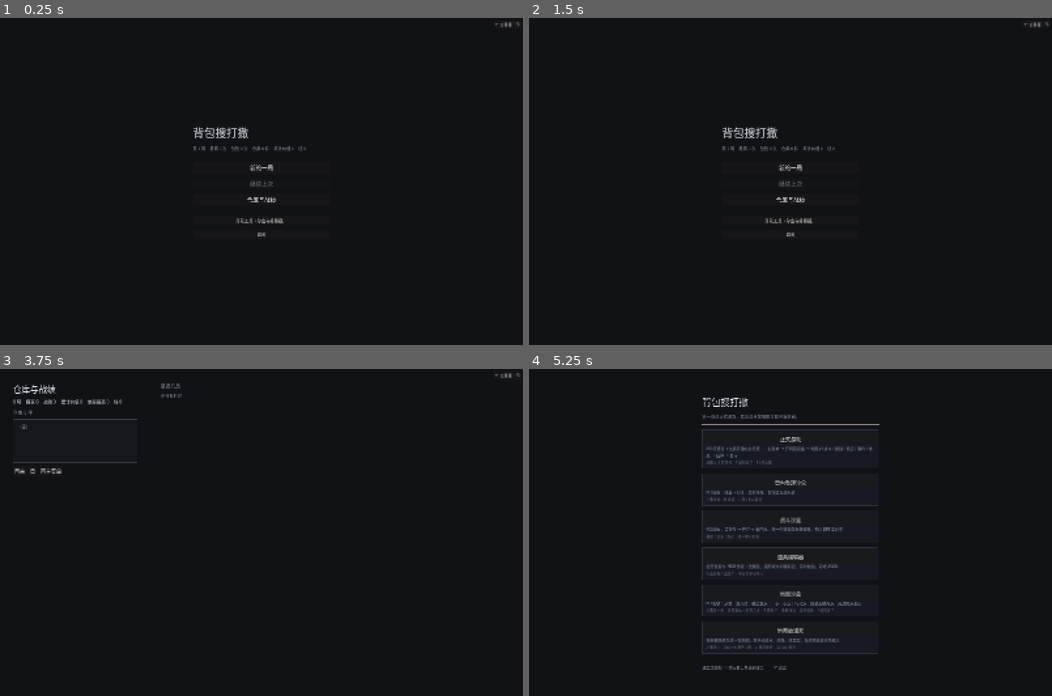
Above: before the commit, frames 1-4 (two rows, left to right).
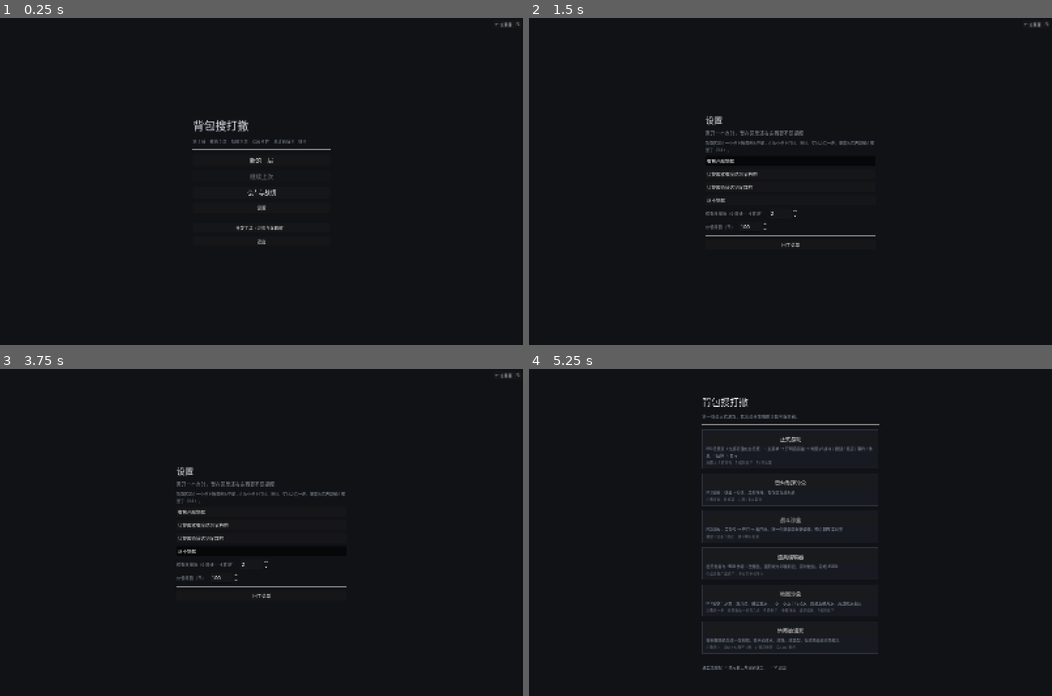
Above: after the commit, the same moments.

Repository: oZlUche/packsoudc
Game: Godot game, scene res://ui/game/game.tscn
Two runs of this game, one before a commit and one after it. Both use one fixed random seed, a clock stepped at 60 frames per second and the inputs below.
Inputs (mouse positions are in pixels of both pictures, inside the frame that each line leads up to):
- Up to frame 1 (0.25 s): no input
- Up to frame 2 (1.5 s): click (790, 207) at 0.5 s, where only the run after the commit has a clickable "设置"; click (790, 161) at 1.25 s, where only the run after the commit has a clickable "有东西就提醒"
- Up to frame 3 (3.75 s): click (261, 525) at 2 s, where only the run after the commit has a clickable "只提醒稀有度达到某档的"; click (261, 539) at 2.75 s, where only the run after the commit has a clickable "只提醒价值达到某数的"; click (261, 552) at 3.5 s, where only the run after the commit has a clickable "从不提醒"
- Up to frame 4 (5.25 s): click "回主菜单" at 4.25 s; click "← 主界面 F1" at 5 s

The runs differ from the first frame. In frame 1, 1.3% of the frame differs, in the area x 36-64%, y 31-70%; in frame 2, 1.7%; in frame 3, 1.8%, in the area x 2-67%, y 4-70%; in frame 4, nothing differs.

Commit message:
feat(run): 暂存区按点清空 —— 走出发生过事的点时清、走之前按设置档位提醒、设置屏（报告 060）
- NodeEvents.last_handled_id（跟着存档）；RunState.step_to 走出它时清暂存区、发 storage_dropped、清回 -1；走不成不清
- GameSettings（user://settings.json，档位表 + 阈值）；StorageWarning.at_risk 按档位挑要提的
- 地图屏走之前弹面板（照走 / 先整理背包 / 取消）；主菜单「设置」、设置屏
- tests/test_storage_rule.gd 4 组；全套 6664 项断言、40 个套件
- 文档：架构 v1.58（3.4 定稿、15 节第 7 项收掉）、报告 060、status.md

Co-Authored-By: Claude Fable 5.1 <noreply@anthropic.com>

Diff:
--- a/core/run/game_flow.gd
+++ b/core/run/game_flow.gd
@@ -10,7 +10,7 @@
 class_name GameFlow
 extends RefCounted
 
-enum Screen { MAIN_MENU, SETUP, MAP, BATTLE, LOOT, SEARCH, SHOP, EVENT, REST, RESULT, META }
+enum Screen { MAIN_MENU, SETUP, MAP, BATTLE, LOOT, SEARCH, SHOP, EVENT, REST, RESULT, META, SETTINGS }
 
 signal screen_changed(screen: int, payload: Dictionary)
 signal run_started(state: RunState)
@@ -24,6 +24,9 @@
 var loadouts: Array[LoadoutDef] = []
 var save_path: String = RunSave.DEFAULT_PATH
 var meta_path: String = MetaSave.DEFAULT_PATH
+var settings_path: String = GameSettings.DEFAULT_PATH
+## 玩家的设置（提醒档位等）。持有方读进来；改了调 save_settings
+var settings: GameSettings = GameSettings.new()
 ## 玩家基线（4.2）。角色系统之前由持有方统一给；null = 编译器默认
 var player_baseline: CombatantBaseline = null
 
@@ -62,6 +65,14 @@
 
 func show_meta() -> void:
 	_go(Screen.META)
+
+
+func show_settings() -> void:
+	_go(Screen.SETTINGS)
+
+
+func save_settings() -> bool:
+	return settings != null and settings.save_to(settings_path) == OK
 
 
 ## 从一章、一套装备、一个种子开一局；[param from_warehouse] 是从仓库带上的东西的 uid。生成不出图返回 null，停在开局屏。
--- a/core/run/node_events.gd
+++ b/core/run/node_events.gd
@@ -54,6 +54,9 @@
 ## 最近一场的双方战斗单位：{"player": CombatantSpec, "enemy": CombatantSpec, "node": id}。
 ## 回放要把日志里的 uid 写成名字（4.8：名字是表现层的事，不进日志），从这里查
 var last_battle: Dictionary = {}
+## 最近一次「发生过事」的点（打了、搜了、开了店、休息了、出了事件）：走出它时暂存区清空（3.4 / 058）。
+## 只是路过的点、出生点、岔路、撤离点不算。跟着存档走；离开后由 RunState 清回 -1
+var last_handled_id: int = -1
 var _depths: Dictionary = {}
 ## 已结束的搜索会话里一共搜了几次（正在搜的那个另算，见 searches_total）。跟着存档走
 var searches_closed: int = 0
@@ -84,17 +87,22 @@
 		type = reveal(node)
 	match type:
 		&"battle", &"elite", &"core":
+			last_handled_id = node.id
 			_fight(node, type, node.content)
 			_visited(node)
 		&"search":
+			last_handled_id = node.id
 			_open_search(node)
 		&"rest":
+			last_handled_id = node.id
 			var got := vitality.restore(rules.rest_restore, &"rest") if vitality != null and rules != null else 0
 			rested.emit(node, got)
 			_visited(node)
 		&"shop":
+			last_handled_id = node.id
 			_open_shop(node)
 		&"event":
+			last_handled_id = node.id
 			_event(node)
 			_visited(node)
 		&"extract":
--- a/core/run/run_state.gd
+++ b/core/run/run_state.gd
@@ -23,6 +23,8 @@
 ## 有东西等着拾取（尸体容器 / 搜索收获）。拿走或丢掉之前不会再来第二份
 signal loot_pending(container: GridInventory)
 signal loot_cleared()
+## 走出一个发生过事的点，暂存区里的东西留在了那里（3.4 / 058）
+signal storage_dropped(node_id: int, items: Array)
 
 var run_seed: int = 0
 var chapter: ChapterDef = null
@@ -103,12 +105,33 @@
 	return true
 
 
-## 走一步。开着的商店 / 搜索先关掉（随时可以离开）；不在图上走不了
+## 走一步。开着的商店 / 搜索先关掉（随时可以离开）；走出发生过事的点，暂存区连东西一起清空（3.4）；不在图上走不了
 func step_to(id: int) -> bool:
 	if phase != Phase.ON_MAP:
 		return false
+	if not travel.available_moves().has(id):
+		return travel.step_to(id)     # 让旅程自己拒绝、发 refused；走不成就不该清东西
 	close_sessions()
+	_drop_storage_if_leaving()
 	return travel.step_to(id)
+
+
+## 走出现在这个点会不会清暂存区：这个点上发生过事（打了、搜了、开了店、休息了、出了事件），而且暂存区里有东西
+func will_clear_storage() -> bool:
+	return events != null and travel != null and travel.current_id >= 0 \
+		and events.last_handled_id == travel.current_id and storage.item_count() > 0
+
+
+func _drop_storage_if_leaving() -> void:
+	if events == null or travel == null:
+		return
+	if will_clear_storage():
+		var dropped: Array = storage.items().duplicate()
+		storage.clear()
+		storage_dropped.emit(travel.current_id, dropped)
+	# 离开了就不再算「发生过事的点」：回头再路过一次不会又清一遍
+	if events.last_handled_id == travel.current_id:
+		events.last_handled_id = -1
 
 
 ## 离开正在搜的点 / 正在逛的店
@@ -307,7 +330,7 @@
 		"board": board.to_dict(),
 		"storage": storage.to_dict(),
 		"rng": rng.to_dict(),
-		"events": {"searches_closed": events.searches_closed},
+		"events": {"searches_closed": events.searches_closed, "last_handled": events.last_handled_id},
 		"pending_loot": pending_loot.to_dict() if pending_loot != null else null,
 		"tally": tally.duplicate(),
 	}
@@ -338,6 +361,7 @@
 	s._bind_tracker()
 	s._wire_events()
 	s.events.searches_closed = int((d.get("events", {}) as Dictionary).get("searches_closed", 0))
+	s.events.last_handled_id = int((d.get("events", {}) as Dictionary).get("last_handled", -1))
 	for key in d.get("tally", {}):
 		s.tally[String(key)] = int((d["tally"] as Dictionary)[key])
 	var loot = d.get("pending_loot", null)
--- /dev/null
+++ b/core/run/storage_warning.gd
@@ -0,0 +1,46 @@
+## 离开一个点时暂存区里的东西要不要提醒（3.4 / 058 第 3 条）：按 [GameSettings] 的档位挑出值得提的那些。
+##
+## 提示不是挽留：这里只回答「提不提、提哪些」，走不走是玩家的事。纯逻辑，界面拿结果画面板。
+class_name StorageWarning
+extends RefCounted
+
+
+## 值得提醒的那些；空 = 不用提
+static func at_risk(items: Array, s: GameSettings) -> Array[ItemInstance]:
+	var out: Array[ItemInstance] = []
+	if s == null:
+		s = GameSettings.new()
+	for inst in items:
+		var item := inst as ItemInstance
+		if item == null or item.def == null:
+			continue
+		match s.storage_warn_mode:
+			&"never":
+				pass
+			&"rarity":
+				if item.def.rarity >= s.storage_warn_rarity:
+					out.append(item)
+			&"value":
+				if ItemValue.of(item.def) >= s.storage_warn_value:
+					out.append(item)
+			_:
+				out.append(item)
+	return out
+
+
+static func should_warn(items: Array, s: GameSettings) -> bool:
+	return not at_risk(items, s).is_empty()
+
+
+## 一句话：几件、值多少、几件稀有以上
+static func describe(items: Array) -> String:
+	var value := 0
+	var rare := 0
+	for inst in items:
+		var item := inst as ItemInstance
+		if item == null or item.def == null:
+			continue
+		value += ItemValue.of(item.def)
+		if item.def.rarity >= 2:
+			rare += 1
+	return "%d 件，值 %d 币%s" % [items.size(), value, "，其中 %d 件稀有以上" % rare if rare > 0 else ""]
--- /dev/null
+++ b/core/settings/game_settings.gd
@@ -0,0 +1,64 @@
+## 玩家的设置（058 第 3 条）：现在只有一项 —— 离开一个点时暂存区里还有东西要不要提醒、提醒到什么程度。
+##
+## 档位是数据不是分支：`WARN_MODES` 列出有哪些档，阈值是两个数。将来加别的设置项就是加字段；
+## 存 `user://settings.json`，带版本号，读不到就用默认值（没有设置文件不是错）。
+class_name GameSettings
+extends RefCounted
+
+const SAVE_VERSION := 1
+const DEFAULT_PATH := "user://settings.json"
+
+## 离开点时暂存区的提醒档位：有东西就提 / 只提稀有度 ≥ 阈值的 / 只提价值 ≥ 阈值的 / 不提
+const WARN_MODES: Array[StringName] = [&"any", &"rarity", &"value", &"never"]
+const WARN_MODE_LABELS := {
+	&"any": "有东西就提醒",
+	&"rarity": "只提醒稀有度达到某档的",
+	&"value": "只提醒价值达到某数的",
+	&"never": "从不提醒",
+}
+
+var storage_warn_mode: StringName = &"any"
+var storage_warn_rarity: int = 2
+var storage_warn_value: int = 100
+
+
+func to_dict() -> Dictionary:
+	return {
+		"version": SAVE_VERSION,
+		"storage_warn_mode": String(storage_warn_mode),
+		"storage_warn_rarity": storage_warn_rarity,
+		"storage_warn_value": storage_warn_value,
+	}
+
+
+static func from_dict(d: Dictionary) -> GameSettings:
+	var s := GameSettings.new()
+	if int(d.get("version", -1)) != SAVE_VERSION:
+		return s
+	var mode := StringName(String(d.get("storage_warn_mode", "any")))
+	s.storage_warn_mode = mode if WARN_MODES.has(mode) else &"any"
+	s.storage_warn_rarity = int(d.get("storage_warn_rarity", 2))
+	s.storage_warn_value = int(d.get("storage_warn_value", 100))
+	return s
+
+
+## 读设置；没有文件、文件坏了、版本不对都返回默认值
+static func load_from(path: String = DEFAULT_PATH) -> GameSettings:
+	if not FileAccess.file_exists(path):
+		return GameSettings.new()
+	var parsed = JSON.parse_string(FileAccess.get_file_as_string(path))
+	return from_dict(parsed) if parsed is Dictionary else GameSettings.new()
+
+
+func save_to(path: String = DEFAULT_PATH) -> Error:
+	var f := FileAccess.open(path, FileAccess.WRITE)
+	if f == null:
+		return FileAccess.get_open_error()
+	f.store_string(JSON.stringify(to_dict(), "  ", false) + "\n")
+	f.close()
+	return OK
+
+
+static func remove(path: String = DEFAULT_PATH) -> void:
+	if FileAccess.file_exists(path):
+		DirAccess.remove_absolute(path)
--- a/tests/run_tests.gd
+++ b/tests/run_tests.gd
@@ -63,6 +63,7 @@
 	preload("res://tests/test_economy.gd"),
 	preload("res://tests/test_run_state.gd"),
 	preload("res://tests/test_game_flow.gd"),
+	preload("res://tests/test_storage_rule.gd"),
 ]
 
 
--- a/tests/test_game_flow.gd
+++ b/tests/test_game_flow.gd
@@ -529,6 +529,8 @@
 				next = id
 		if next < 0 or not game.base().step(next):
 			return
+		if game.base().step_confirm_open():
+			game.base().confirm_step()      # 暂存区里有东西：提示看过了，照走
 		var inner := 0
 		while game.overlay() != null and inner < 20:
 			inner += 1
--- /dev/null
+++ b/tests/test_storage_rule.gd
@@ -0,0 +1,278 @@
+## 暂存区按点清空（3.4 / 058 第 3 条）：走出发生过事的点，暂存区里的东西留在那里；出生点、只是路过的点不清；
+## 提醒按设置档位；设置存读。
+extends RefCounted
+
+const GAME := "res://ui/game/game.tscn"
+const SAVE := "user://test_storage_run.json"
+const META := "user://test_storage_meta.json"
+const SETTINGS := "user://test_storage_settings.json"
+
+
+class Content:
+	extends RefCounted
+	var items: ItemDatabase
+	var enemies: EnemyDatabase
+	var sets: SetDatabase
+	var chapter: ChapterDef
+	var loadouts: Array[LoadoutDef]
+
+
+static func _content() -> Content:
+	var c := Content.new()
+	c.items = ItemDatabase.new()
+	c.items.load_dir()
+	c.enemies = EnemyDatabase.new()
+	c.enemies.load_all()
+	c.sets = SetDatabase.new()
+	c.sets.load_dir()
+	c.chapter = load(ContentPaths.asset_file("chapters", "chapter_01"))
+	c.loadouts = GameFlow.load_loadouts()
+	return c
+
+
+static func _flow(c: Content) -> GameFlow:
+	_cleanup()
+	var f := GameFlow.new(c.items, c.enemies, c.sets, MetaState.new())
+	f.chapters = [c.chapter] as Array[ChapterDef]
+	f.loadouts = c.loadouts
+	f.save_path = SAVE
+	f.meta_path = META
+	f.settings_path = SETTINGS
+	f.player_baseline = CombatantBaseline.with_hp(10000.0)
+	return f
+
+
+static func _cleanup() -> void:
+	RunSave.remove(SAVE)
+	MetaSave.remove(META)
+	GameSettings.remove(SETTINGS)
+
+
+## 出生点旁边就有某类型点的种子：{seed, entry, next}
+static func _seed_with(c: Content, type: StringName, kit: Array[StringName]) -> Dictionary:
+	for seed in range(1, 80):
+		var s := RunState.start(c.chapter, seed, c.items, c.enemies, c.sets, kit)
+		if s == null:
+			continue
+		for entry in s.map.entry_ids:
+			for nid in s.map.neighbors(entry):
+				if s.map.get_node(nid).type == type:
+					return {"seed": seed, "entry": entry, "next": nid}
+	return {}
+
+
+static func _settle(f: GameFlow) -> void:
+	var guard := 0
+	while GameFlow.is_overlay(f.screen) and guard < 30:
+		guard += 1
+		match f.screen:
+			GameFlow.Screen.LOOT:
+				f.take_all_loot()
+			GameFlow.Screen.SEARCH:
+				f.run.events.current_search.leave()
+			GameFlow.Screen.SHOP:
+				f.run.events.current_shop.leave()
+			_:
+				f.resume()
+
+
+static func _kit(c: Content) -> LoadoutDef:
+	for l in c.loadouts:
+		if l.id == &"standard":
+			return l
+	return c.loadouts[0]
+
+
+static func run_clear_on_leave(t: TestCase) -> void:
+	t.begin("暂存区 · 走出发生过事的点才清；出生点、路过的点不清；走不成不清；存档带着")
+
+	var c := _content()
+	var kit := _kit(c)
+	var found := _seed_with(c, &"battle", kit.items)
+	if found.is_empty():
+		t.check(false, "找不到种子")
+		return
+	var f := _flow(c)
+	var run := f.begin(c.chapter, kit, int(found["seed"]))
+	var entry := int(found["entry"])
+	var next := int(found["next"])
+	f.pick_spawn(entry)
+	var def := c.items.get_def(&"ration")
+	run.storage.clear()
+	run.storage.admit(ItemInstance.create(def))
+	t.check(not run.will_clear_storage(), "出生点上没发生过事，走了不清")
+	var dropped: Array = []
+	run.storage_dropped.connect(func(id: int, items: Array): dropped.append([id, items.size()]))
+
+	t.check(f.step_to(next), "走上战斗点")
+	t.eq(run.storage.item_count(), 1, "离开出生点没清")
+	_settle(f)
+	t.eq(run.events.last_handled_id, next, "战斗点是「发生过事的点」")
+	t.check(run.will_clear_storage(), "打过了、暂存区有东西：走了会清")
+	t.check(f.step_to(entry), "走回出生点")
+	_settle(f)
+	t.eq(run.storage.item_count(), 0, "离开战斗点：暂存区清空")
+	t.check(dropped.size() == 1 and int(dropped[0][0]) == next and int(dropped[0][1]) >= 1, "发了 storage_dropped，点对、件数对（%s）" % str(dropped))
+	t.eq(run.events.last_handled_id, -1, "离开之后不再算发生过事的点")
+
+	# 路过：用过的点上放东西，穿行来回都不清
+	run.storage.admit(ItemInstance.create(def))
+	t.check(not run.will_clear_storage(), "出生点上这一次也没发生事")
+	t.check(f.step_to(next), "穿行到用过的战斗点")
+	t.eq(run.storage.item_count(), 1, "离开出生点不清")
+	t.check(not run.will_clear_storage(), "用过的战斗点这次没发生事，走了也不清")
+	t.check(f.step_to(entry), "走回来")
+	t.eq(run.storage.item_count(), 1, "穿行不清")
+
+	# 走不成不清
+	t.check(not f.step_to(99999), "走不到的走不了")
+	t.eq(run.storage.item_count(), 1, "走不成不清")
+
+	# 存档带着「发生过事的点」：走到另一个没用过的点，存、读，读回来的也知道走了要清
+	var fresh := -1
+	for id in run.travel.available_moves():
+		var n := run.map.get_node(id)
+		if not n.is_visited() and n.type in [&"battle", &"search", &"shop", &"rest", &"event"]:
+			fresh = id
+			break
+	if fresh >= 0:
+		t.check(f.step_to(fresh), "走到一个没用过的点 %d" % fresh)
+		_settle(f)
+		if run.storage.item_count() == 0:
+			run.storage.admit(ItemInstance.create(def))
+		var before := run.will_clear_storage()
+		t.check(before, "在发生过事的点上、暂存区有东西")
+		t.eq(RunSave.write(run, SAVE), OK, "存")
+		var back := RunSave.read(c.items, c.enemies, c.sets, SAVE)
+		t.not_null(back, "读回来")
+		t.eq(back.events.last_handled_id, run.events.last_handled_id, "「发生过事的点」跟着存档")
+		t.eq(back.will_clear_storage(), before, "读回来的也知道走了要清")
+	_cleanup()
+
+
+static func run_warning_tiers(t: TestCase) -> void:
+	t.begin("暂存区提醒 · 四个档位：有就提 / 稀有度 / 价值 / 从不")
+
+	var c := _content()
+	var by_rarity := {}
+	for id in c.items.ids():
+		var d := c.items.get_def(id)
+		if not d.is_bag and not by_rarity.has(d.rarity):
+			by_rarity[d.rarity] = d
+	t.check(by_rarity.size() >= 3, "道具库里至少三档稀有度（实际 %d）" % by_rarity.size())
+	var items: Array = []
+	for r in by_rarity:
+		items.append(ItemInstance.create(by_rarity[r]))
+	var s := GameSettings.new()
+	s.storage_warn_mode = &"any"
+	t.eq(StorageWarning.at_risk(items, s).size(), items.size(), "有就提：全部")
+	s.storage_warn_mode = &"never"
+	t.check(StorageWarning.at_risk(items, s).is_empty() and not StorageWarning.should_warn(items, s), "从不：一件都不提")
+	s.storage_warn_mode = &"rarity"
+	s.storage_warn_rarity = 2
+	var expect_r := 0
+	for inst in items:
+		if (inst as ItemInstance).def.rarity >= 2:
+			expect_r += 1
+	t.eq(StorageWarning.at_risk(items, s).size(), expect_r, "稀有度 ≥ 2：%d 件" % expect_r)
+	s.storage_warn_mode = &"value"
+	s.storage_warn_value = 60
+	var expect_v := 0
+	for inst in items:
+		if ItemValue.of((inst as ItemInstance).def) >= 60:
+			expect_v += 1
+	t.eq(StorageWarning.at_risk(items, s).size(), expect_v, "价值 ≥ 60：%d 件" % expect_v)
+	t.check(StorageWarning.describe(items).contains("%d 件" % items.size()), "一句话里有件数")
+	t.eq(StorageWarning.at_risk([], s).size(), 0, "空的不提")
+	t.eq(StorageWarning.at_risk(items, null).size(), items.size(), "没给设置按默认（有就提）")
+
+
+static func run_settings_round_trip(t: TestCase) -> void:
+	t.begin("设置 · 默认值、往返、坏值回默认、文件读写")
+
+	var s := GameSettings.new()
+	t.eq(s.storage_warn_mode, &"any", "默认有就提")
+	s.storage_warn_mode = &"value"
+	s.storage_warn_value = 250
+	var back := GameSettings.from_dict(s.to_dict())
+	t.eq([back.storage_warn_mode, back.storage_warn_rarity, back.storage_warn_value], [&"value", 2, 250], "往返")
+	t.eq(GameSettings.from_dict({"version": 1, "storage_warn_mode": "nope"}).storage_warn_mode, &"any", "不认识的档位回默认")
+	t.eq(GameSettings.from_dict({"version": 99, "storage_warn_mode": "never"}).storage_warn_mode, &"any", "版本不对回默认")
+	GameSettings.remove(SETTINGS)
+	t.eq(GameSettings.load_from(SETTINGS).storage_warn_mode, &"any", "没有文件就是默认")
+	t.eq(s.save_to(SETTINGS), OK, "写文件")
+	t.eq(GameSettings.load_from(SETTINGS).storage_warn_value, 250, "读回来")
+	GameSettings.remove(SETTINGS)
+
+
+static func frame_map_prompt(t: TestCase, root: Window) -> void:
+	t.begin("地图屏 · 离开发生过事的点前先问一句；档位「从不」就直接走")
+
+	var c := _content()
+	var kit := _kit(c)
+	var found := _seed_with(c, &"battle", kit.items)
+	if found.is_empty():
+		t.check(false, "找不到种子")
+		return
+	_cleanup()
+	var game = load(GAME).instantiate()
+	game.save_path = SAVE
+	game.meta_path = META
+	game.settings_path = SETTINGS
+	root.add_child(game)
+	var flow: GameFlow = game.flow
+	flow.new_run()
+	var setup = game.base()
+	for i in flow.loadouts.size():
+		if flow.loadouts[i].id == kit.id:
+			setup.choose_loadout(i)
+	setup.set_run_seed(int(found["seed"]))
+	t.check(setup.depart(), "出发")
+	var map = game.base()
+	var run: RunState = flow.run
+	map.pick_spawn(int(found["entry"]))
+	t.check(map.step(int(found["next"])), "走上战斗点")
+	var guard := 0
+	while game.overlay() != null and guard < 10:
+		guard += 1
+		var ov = game.overlay()
+		match ov.screen:
+			GameFlow.Screen.LOOT:
+				ov.take_all()
+			_:
+				ov.proceed()
+	if run.storage.item_count() == 0:
+		run.storage.admit(ItemInstance.create(c.items.get_def(&"ration")))
+	t.check(run.will_clear_storage(), "在战斗点上、暂存区有东西")
+	var to: int = run.travel.available_moves()[0]
+	t.check(map.step(to), "按走")
+	t.check(map.step_confirm_open(), "先问一句")
+	t.eq(run.travel.current_id, int(found["next"]), "人还没动")
+	map.cancel_step()
+	t.check(not map.step_confirm_open() and run.travel.current_id == int(found["next"]), "取消：面板关了、人没动")
+	map.step(to)
+	t.check(map.confirm_step(), "照走")
+	t.eq(run.travel.current_id, to, "走了")
+	t.eq(run.storage.item_count(), 0, "暂存区清了")
+	guard = 0
+	while game.overlay() != null and guard < 10:
+		guard += 1
+		var ov2 = game.overlay()
+		match ov2.screen:
+			GameFlow.Screen.LOOT:
+				ov2.take_all()
+			GameFlow.Screen.SEARCH, GameFlow.Screen.SHOP:
+				ov2.leave()
+			_:
+				ov2.proceed()
+	# 「从不」：不问
+	flow.settings.storage_warn_mode = &"never"
+	if run.will_clear_storage() or run.events.last_handled_id == run.travel.current_id:
+		if run.storage.item_count() == 0:
+			run.storage.admit(ItemInstance.create(c.items.get_def(&"ration")))
+		var to2: int = run.travel.available_moves()[0]
+		map.step(to2)
+		t.check(not map.step_confirm_open(), "档位「从不」：不问直接走")
+	flow.to_main_menu()
+	game.queue_free()
+	_cleanup()
--- a/ui/game/game_director.gd
+++ b/ui/game/game_director.gd
@@ -21,12 +21,14 @@
 	GameFlow.Screen.REST: "res://ui/game/rest_screen.gd",
 	GameFlow.Screen.RESULT: "res://ui/game/result_screen.gd",
 	GameFlow.Screen.META: "res://ui/game/meta_screen.gd",
+	GameFlow.Screen.SETTINGS: "res://ui/game/settings_screen.gd",
 }
 const LAUNCHER := "res://ui/launcher.tscn"
 
 ## 存档路径。测试在加进树之前改它，别碰玩家真正的存档
 var save_path: String = RunSave.DEFAULT_PATH
 var meta_path: String = MetaSave.DEFAULT_PATH
+var settings_path: String = GameSettings.DEFAULT_PATH
 
 var flow: GameFlow = null
 var _font: Font
@@ -48,6 +50,8 @@
 	flow.loadouts = GameFlow.load_loadouts()
 	flow.save_path = save_path
 	flow.meta_path = meta_path
+	flow.settings_path = settings_path
+	flow.settings = GameSettings.load_from(settings_path)
 	# 占位：与沙盒一致的玩家基线，等角色系统
 	flow.player_baseline = CombatantBaseline.with_hp(60.0)
 	flow.screen_changed.connect(_on_screen_changed)
--- a/ui/game/main_menu.gd
+++ b/ui/game/main_menu.gd
@@ -26,6 +26,7 @@
 	_continue_btn.disabled = not flow.has_save()
 	col.add_child(_continue_btn)
 	col.add_child(_button("仓库与战绩", flow.show_meta, 18))
+	col.add_child(_button("设置", flow.show_settings, 14))
 	col.add_child(HSeparator.new())
 	col.add_child(_button("开发工具（沙盒与编辑器）", func(): dev_tools_requested.emit(), 13))
 	col.add_child(_button("退出", func(): get_tree().quit(), 13))
--- a/ui/game/map_screen.gd
+++ b/ui/game/map_screen.gd
@@ -19,6 +19,8 @@
 var _extract_btn: Button
 var _bag: Control = null
 var _confirm: Control = null
+var _step_confirm: Control = null
+var _pending_step: int = -1
 
 
 func open(_payload: Dictionary) -> void:
@@ -44,8 +46,66 @@
 	return true
 
 
+## 走一步。要离开的是个发生过事的点、暂存区里还有值得提的东西（按设置档位），先问一句；否则直接走
 func step(to_id: int) -> bool:
+	if _run.will_clear_storage() and _run.travel.available_moves().has(to_id) \
+			and StorageWarning.should_warn(_run.storage.items(), flow.settings):
+		_open_step_confirm(to_id)
+		return true
 	return flow.step_to(to_id)
+
+
+## 提示看过了，照走（暂存区里的留在这里）
+func confirm_step() -> bool:
+	var to := _pending_step
+	cancel_step()
+	return to >= 0 and flow.step_to(to)
+
+
+func cancel_step() -> void:
+	_pending_step = -1
+	if _step_confirm != null:
+		_step_confirm.queue_free()
+		_step_confirm = null
+
+
+func step_confirm_open() -> bool:
+	return _step_confirm != null
+
+
+func _open_step_confirm(to_id: int) -> void:
+	cancel_step()
+	_pending_step = to_id
+	var at_risk := StorageWarning.at_risk(_run.storage.items(), flow.settings)
+	var shade := ColorRect.new()
+	shade.color = Color(0.04, 0.05, 0.07, 0.7)
+	shade.set_anchors_and_offsets_preset(Control.PRESET_FULL_RECT)
+	shade.mouse_filter = Control.MOUSE_FILTER_STOP
+	add_child(shade)
+	_step_confirm = shade
+	var center := CenterContainer.new()
+	center.set_anchors_and_offsets_preset(Control.PRESET_FULL_RECT)
+	shade.add_child(center)
+	var panel := _panel(20)
+	panel.custom_minimum_size.x = 520
+	center.add_child(panel)
+	var col := _vbox(10)
+	panel.add_child(col)
+	col.add_child(_label("暂存区里还有东西", 20, UiPalette.FG))
+	col.add_child(_wrapped("走了它们就留在这个点上了：%s。暂存区是在这个点上腾挪用的，不跟着走（3.4）。想带走先放进棋盘。" % StorageWarning.describe(_run.storage.items()),
+		14, UiPalette.STAMINA, 480))
+	var list := _log_box(13)
+	list.custom_minimum_size.y = 22 * mini(6, at_risk.size() + 1)
+	for item in at_risk:
+		list.append_text(_item_line(item.def) + "\n")
+	col.add_child(list)
+	var buttons := _hbox(8)
+	buttons.add_child(_button("照走，不要了", func(): confirm_step(), 14))
+	buttons.add_child(_button("先整理背包（B）", func():
+		cancel_step()
+		toggle_bag(), 14))
+	buttons.add_child(_button("取消", cancel_step, 14))
+	col.add_child(buttons)
 
 
 ## 在撤离点上按「撤离」：先确认 —— 付多少钱、暂存区里有什么带不出去（3.4）。返回 false = 不在撤离点上
@@ -168,6 +228,9 @@
 	_run.travel.refused.connect(func(_i: MoveIntent, why: String): _say("走不了：" + why))
 	_run.wallet.changed.connect(func(_b: int, _d: int, _r: StringName): _refresh_hud())
 	_run.vitality.changed.connect(func(_c: int, _m: int, _d: int, _r: StringName): _refresh_hud())
+	_run.storage.changed.connect(_refresh_hud)
+	_run.storage_dropped.connect(func(node_id: int, items: Array):
+		_note("　离开点 %d：暂存区里的 %s留在了那里" % [node_id, StorageWarning.describe(items)]))
 	var ev := _run.events
 	ev.rewarded.connect(func(_n: MapNode, amount: int): _note("　进账 %d 币" % amount))
 	ev.revealed.connect(func(n: MapNode, type: StringName):
@@ -212,7 +275,7 @@
 
 
 func _on_node_pressed(id: int, button: int, _shift: bool) -> void:
-	if button != MOUSE_BUTTON_LEFT or _bag != null or _confirm != null:
+	if button != MOUSE_BUTTON_LEFT or _bag != null or _confirm != null or _step_confirm != null:
 		return
 	if _run.phase == RunState.Phase.PICK_SPAWN:
 		if not pick_spawn(id):
@@ -383,7 +446,7 @@
 		return
 	match key.keycode:
 		KEY_B:
-			if _confirm == null:
+			if _confirm == null and _step_confirm == null:
 				toggle_bag()
 		KEY_F:
 			_view.fit()
--- /dev/null
+++ b/ui/game/settings_screen.gd
@@ -0,0 +1,71 @@
+## 设置（058 第 3 条）：现在只有一项 —— 离开点时暂存区的提醒档位与阈值。改了就存。
+extends GameScreen
+
+var _mode_btns: Dictionary = {}
+var _rarity_spin: SpinBox
+var _value_spin: SpinBox
+
+
+func open(_payload: Dictionary) -> void:
+	_backdrop()
+	var center := CenterContainer.new()
+	center.set_anchors_and_offsets_preset(Control.PRESET_FULL_RECT)
+	add_child(center)
+	var col := _vbox(10)
+	col.custom_minimum_size.x = 520
+	center.add_child(col)
+	col.add_child(_label("设置", 26, UiPalette.FG))
+	col.add_child(_label("离开一个点时，暂存区里还有东西要不要提醒", 15, UiPalette.DIM))
+	col.add_child(_wrapped("暂存区是在一个点上腾挪用的空间：在这个点上打过、搜过、买过之后一走，里面的东西就留在那里了（3.4）。", 12, UiPalette.DIM, 500))
+	var s := flow.settings
+	for mode in GameSettings.WARN_MODES:
+		var m: StringName = mode
+		var b := _button(String(GameSettings.WARN_MODE_LABELS.get(m, String(m))), func(): set_mode(m), 14)
+		b.toggle_mode = true
+		b.alignment = HORIZONTAL_ALIGNMENT_LEFT
+		_mode_btns[m] = b
+		col.add_child(b)
+	var row := _hbox(12)
+	row.add_child(_label("稀有度阈值（0 普通 … 4 传说）", 13, UiPalette.DIM))
+	_rarity_spin = SpinBox.new()
+	_rarity_spin.min_value = 0
+	_rarity_spin.max_value = 4
+	_rarity_spin.value = s.storage_warn_rarity
+	_rarity_spin.value_changed.connect(func(v: float): set_rarity(int(v)))
+	row.add_child(_rarity_spin)
+	col.add_child(row)
+	var row2 := _hbox(12)
+	row2.add_child(_label("价值阈值（币）", 13, UiPalette.DIM))
+	_value_spin = SpinBox.new()
+	_value_spin.min_value = 0
+	_value_spin.max_value = 100000
+	_value_spin.step = 10
+	_value_spin.value = s.storage_warn_value
+	_value_spin.value_changed.connect(func(v: float): set_value_threshold(int(v)))
+	row2.add_child(_value_spin)
+	col.add_child(row2)
+	col.add_child(HSeparator.new())
+	col.add_child(_button("回主菜单", flow.to_main_menu, 14))
+	_refresh()
+
+
+func set_mode(mode: StringName) -> void:
+	if GameSettings.WARN_MODES.has(mode):
+		flow.settings.storage_warn_mode = mode
+		flow.save_settings()
+	_refresh()
+
+
+func set_rarity(v: int) -> void:
+	flow.settings.storage_warn_rarity = clampi(v, 0, 4)
+	flow.save_settings()
+
+
+func set_value_threshold(v: int) -> void:
+	flow.settings.storage_warn_value = maxi(0, v)
+	flow.save_settings()
+
+
+func _refresh() -> void:
+	for m in _mode_btns:
+		(_mode_btns[m] as Button).set_pressed_no_signal(flow.settings.storage_warn_mode == m)
Not shown, added: core/run/storage_warning.gd.uid
Not shown, added: core/settings/game_settings.gd.uid
Not shown, added: tests/test_storage_rule.gd.uid
Not shown, added: ui/game/settings_screen.gd.uid
Not shown, changed: docs/architecture.md
Not shown, added: docs/reports/060-storage-clears-on-leaving.md
Not shown, changed: docs/status.md
